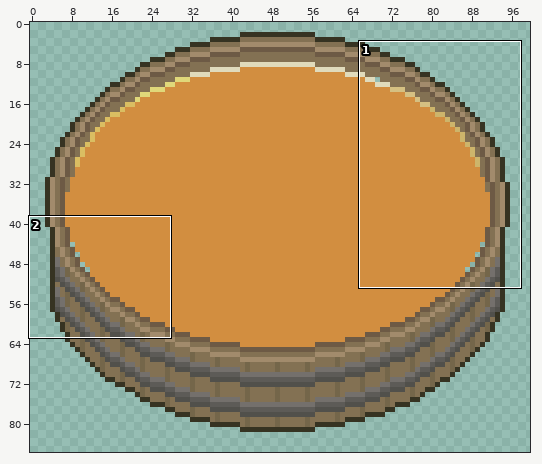
Edited in one commit: pixel-art file (assets/02_architecture/03_brewery/cuve.aseprite). Above, an overview of the earlier version with the close-up marked.
Close-up. Before the edit:
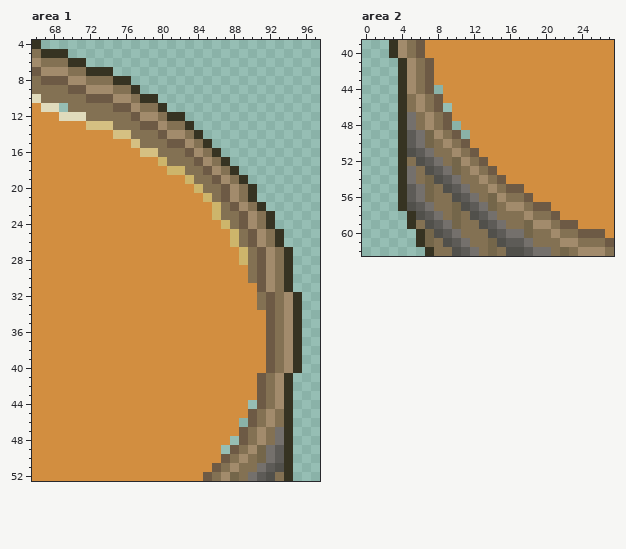
100x90 pixels, 1 frame. Shown: area 1: x 66..97, y 4..52; area 2: x 0..27, y 39..62. The wide view leaves out empty margins.
Once edited:
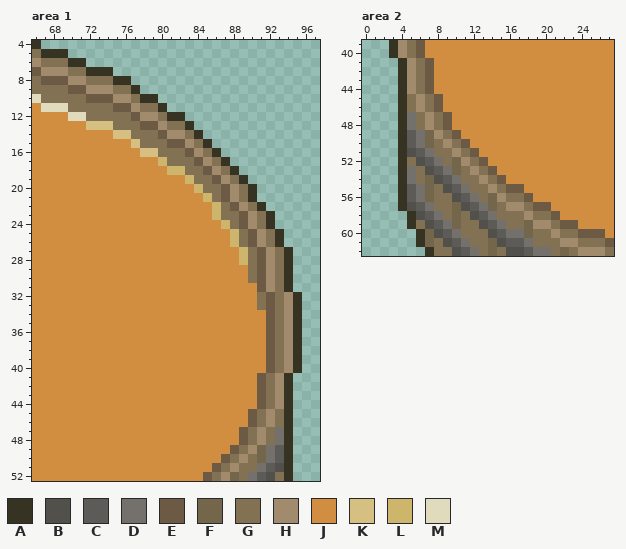
Palette (. is transparent): A #363322  B #51504b  C #5d5b57  D #74706c  E #6d5a45  F #74664a  G #837153  H #a28b6c  J #d28e40  K #d5c082  L #cdb56b  M #e0dbbc
Changes in this commit:
Area 1, layer "biere Copy":
y 11: x 69 . -> M
y 12: x 69 M -> J
y 44: x 90 . -> J
y 46: x 89 . -> J
y 48: x 88 . -> J
y 49: x 87 . -> J
Area 2, layer "biere Copy":
y 44: x 8 . -> J
y 46: x 9 . -> J
y 48: x 10 . -> J
y 49: x 11 . -> J
